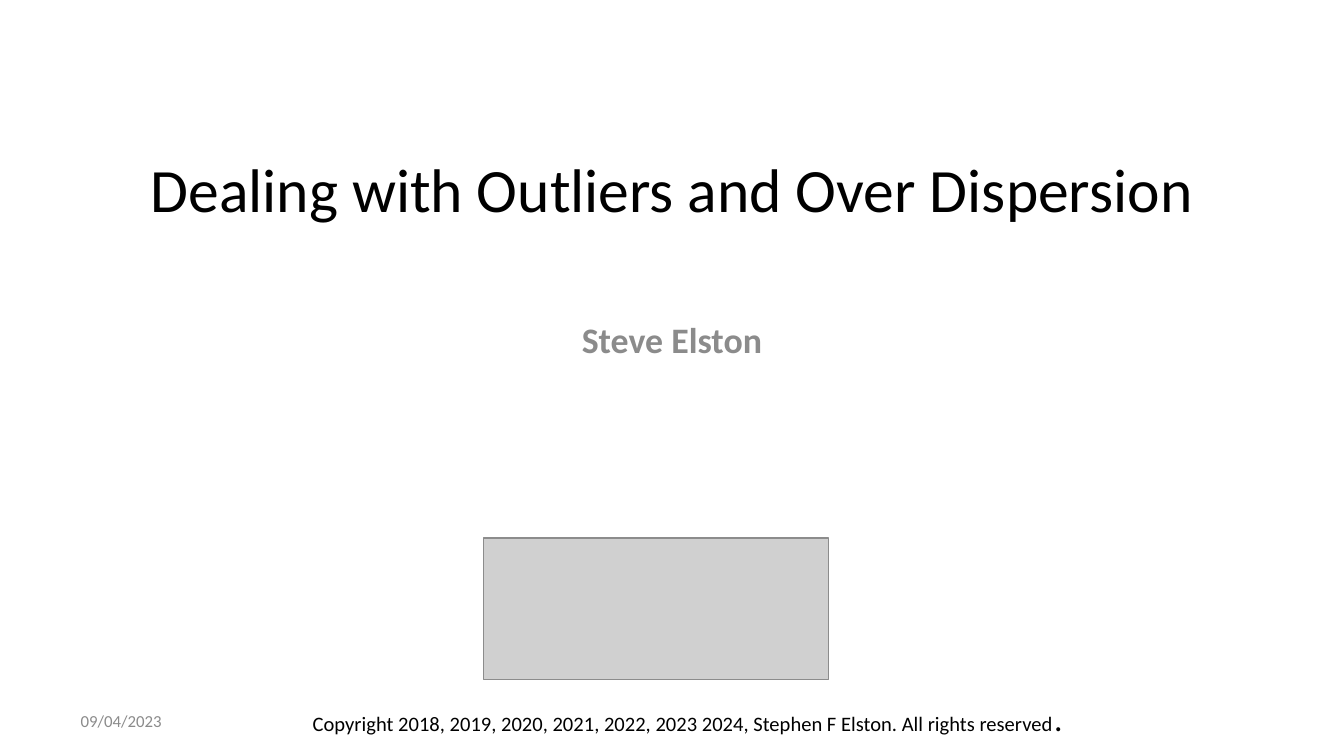
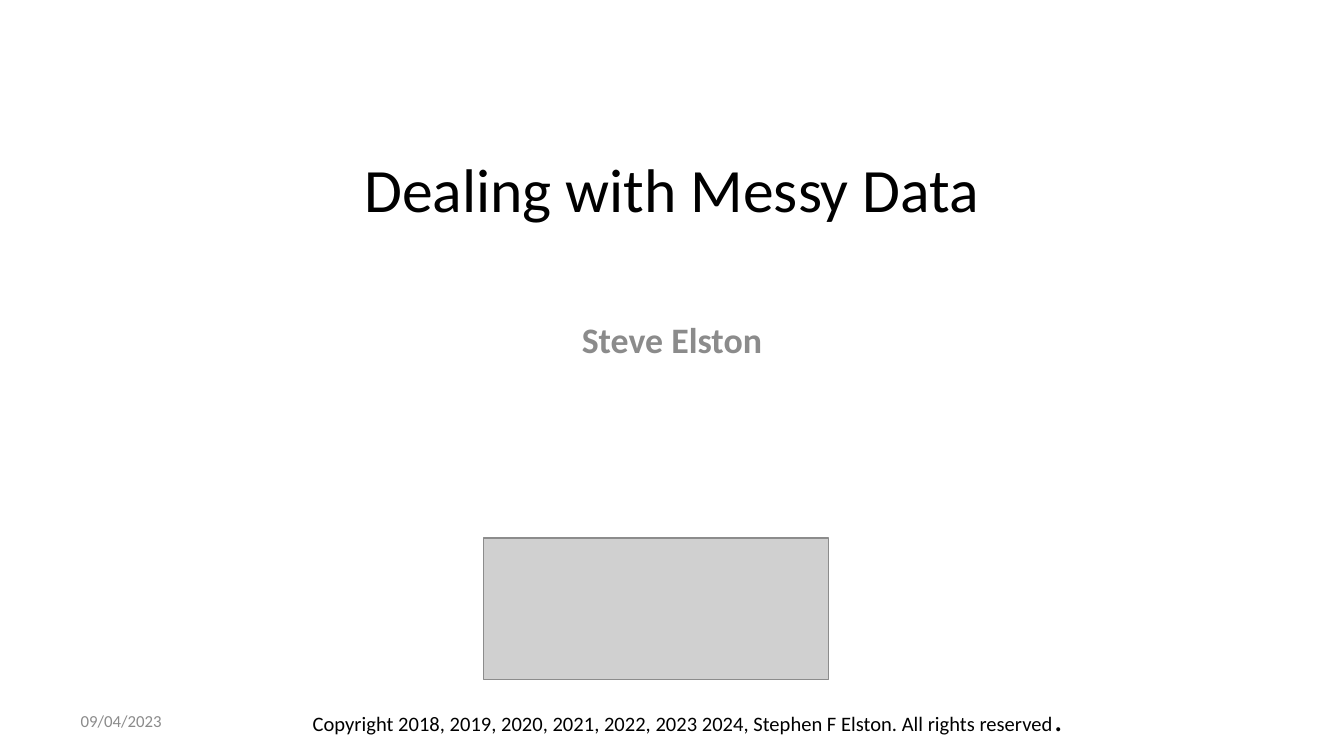
Before and after one commit to StephenElston/CSCI-E-83, a slide deck: slide 1 of LectureSlides/10b_ModelsFor OutliersAndOverdispersion.pptx. Drawn at 1344x756 pixels with LibreOffice and Linux fonts; fonts in the diff are those of the drawing; grey boxes stand for pictures. Boxes give left, top, right and bottom in pixels: in the first picture for what was removed or moved away, otherwise in the second. Text is boxed around its words. In the diff, an @@ line names an element or a change of style, - is before the commit and + after.

```diff
--- a/LectureSlides/10b_ModelsFor OutliersAndOverdispersion.pptx
+++ b/LectureSlides/10b_ModelsFor OutliersAndOverdispersion.pptx
@@ title at (364, 169, 979, 223): text changed @@
-Dealing with Outliers and Over Dispersion
+Dealing with Messy Data
```
Also in this commit, not shown: 1 slide added.
